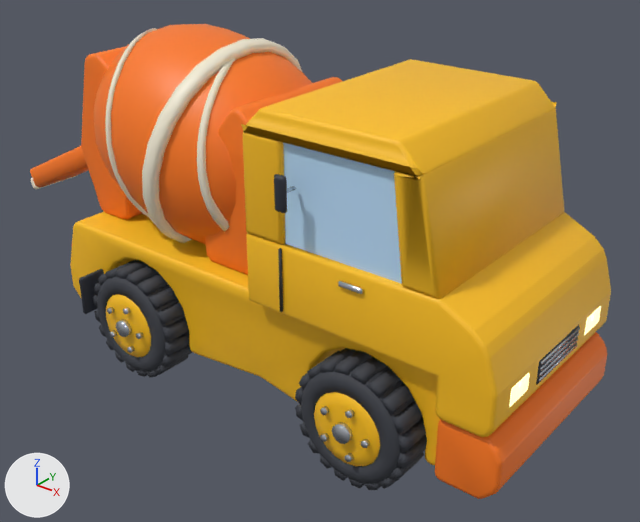
What one commit did to the FBX model mixer-mad-unity/Unity/Assets/MixerMad/Art/Models/Truck_Mixer.fbx.
Both versions are drawn from a 50 mm lens placed at (4.24, -5.16, 4.03), pointed at (-0.05, 0.2, 0.71). Arrows for +X, +Y and +Z are at lower left; the lights stay in place. The picture after the commit comes second. Where no turn or scale is listed for an object, it has been applied to the vertices. Vertices at exactly the same position are counted once.

The first picture shows 'Cab_Mesh', 'Chassis_Mesh', 'Chute_Mesh', 'Drum_Mesh', 'Wheel_F_0', 'Wheel_R_0'.
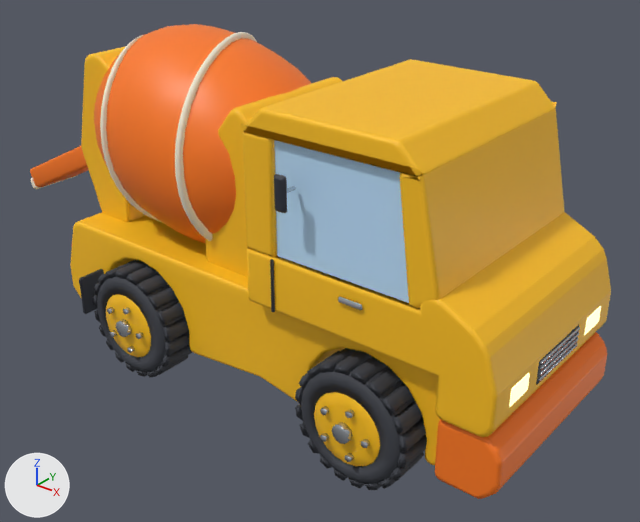
What differs and where, as boxes (x1, y1, x2, y2) in the pictures (640 x 522 px; the box of a moved part takes in the faces that stretch with it):
'Drum_Mesh', reshaped
    before: (93, 24, 312, 245)
    after: (94, 24, 312, 243)
part 1 of me_drum_mesh_001, rebuilt
    before: (105, 28, 157, 217)
    after: (100, 35, 161, 222)
part 2 of me_drum_mesh_001, rebuilt
    before: (197, 38, 255, 231)
    after: (175, 32, 257, 241)
part 3 of me_drum_mesh_001, moved or reshaped
    before: (93, 24, 312, 245)
    after: (94, 24, 312, 243)
part 4 of me_chassis_mesh_001, moved or reshaped
    before: (82, 128, 142, 219)
    after: (82, 126, 146, 222)
part 5 of me_chassis_mesh_001, moved or reshaped
    before: (205, 157, 248, 275)
    after: (205, 157, 248, 277)
part 6 of me_chassis_mesh_001, recoloured
    both: (81, 46, 342, 275)
part 7 of me_cab_mesh_001, moved or reshaped
    before: (338, 281, 363, 294)
    after: (338, 296, 362, 310)
part 8 of me_cab_mesh_001, added
    after: (270, 259, 275, 312)
part 9 of me_cab_mesh_001, rebuilt (13% wider, 15% taller)
    before: (283, 142, 402, 284)
    after: (274, 140, 409, 303)
part 10 of me_cab_mesh_001, deleted
    before: (278, 248, 283, 312)
part 11 of me_cab_mesh_001, moved or reshaped
    before: (245, 132, 439, 305)
    after: (245, 132, 469, 375)

The edits, one by one:
me_drum_mesh_001 is used by ob_drum_mesh; location (-1.035, 0.0, 1.675).
me_drum_mesh_001 had 754 vertices, 1352 faces and spanned x -1.09..1.09, y -0.94..0.94, z -0.96..0.91.
me_drum_mesh_001 now has 1004 vertices, 1836 faces and spans x -1.09..1.09, y -0.86..0.86, z -0.9..0.9.
me_drum_mesh_001 part 1: the loose piece of 148 vertices spanning x -0.7..0.95, y -0.87..0.79, z -0.91..0.85 is rebuilt with 246 vertices and now spans x -0.76..1.02, y -0.86..0.86, z -0.88..0.8.
me_drum_mesh_001 part 2: the loose piece of 148 vertices spanning x -1.0..0.77, y -0.79..0.87, z -0.62..0.84 is rebuilt with 246 vertices and now spans x -1.02..0.76, y -0.86..0.86, z -0.8..0.88.
me_drum_mesh_001 part 3: 456 vertices removed from x -1.09..1.09, y -0.94..0.94, z -0.96..0.91; 510 vertices added at x -1.09..1.09, y -0.86..0.86, z -0.9..0.9.
me_chassis_mesh_001 has 1558 vertices, 3044 faces and spans x -2.33..2.3, y -1.03..1.03, z 0.01..2.34.
me_chassis_mesh_001 is used by ob_chassis_mesh; location (0.0, 0.0, 0.0).
me_chassis_mesh_001 part 4: all 48 vertices in x -2.1..-1.69, y -0.5..0.5, z 0.86..0.95 are moved by (0.01, 0.0, -0.06).
me_chassis_mesh_001 part 5: all 48 vertices in x -0.6..0.12, y -0.62..0.62, z 0.86..0.95 are moved by (0.0, 0.0, -0.06).
me_chassis_mesh_001 part 6: 488 faces spanning x -2.28..0.12, y -0.62..0.62, z 0.8..2.34 switch from mat_mm_truck_accent (orange #ff7a1a) to mat_mm_truck_body (yellow #ffc21a).
me_cab_mesh_001 is used by ob_cab_mesh; location (1.0, 0.0, 0.86).
me_cab_mesh_001 had 1030 vertices, 1968 faces and spanned x -0.85..1.25, y -1.07..1.08, z -0.32..1.52.
me_cab_mesh_001 now has 1046 vertices, 2004 faces and spans x -0.85..1.25, y -1.07..1.08, z -0.32..1.52.
me_cab_mesh_001 part 7: the loose piece of 48 vertices spanning x 0.02..0.22, y -0.95..-0.92, z 0.42..0.46 is moved by (0.0, 0.0, -0.12).
me_cab_mesh_001 part 8: a new loose piece, a box spanning x -0.588..-0.572, y -0.94..-0.92, z 0.01..0.43, in mat_mm_truck_trim (greyish blue #2b2f3a).
me_cab_mesh_001 part 9: the loose piece of 4 vertices spanning x -0.5..0.5, y -0.87, z 0.56..1.34 is rebuilt with 4 vertices and now spans x -0.58..0.56, y -0.87, z 0.44..1.34.
me_cab_mesh_001 part 10: the loose piece of 8 vertices spanning x -0.51..-0.49, y -0.94..-0.92, z 0.04..0.54 is deleted.
me_cab_mesh_001 part 11: 45 vertices moved from x -0.84..0.77, y -0.92..0.92, z 0.56..1.34 to x -0.84..0.77, y -0.92..0.92, z 0.44..1.34; 29 vertices removed from x -0.85..0.74, y -0.92..0.92, z 0.52..1.33; 45 vertices added at x -0.85..0.75, y -0.92..0.92, z 0.4..1.33.
Other edits to the shape of me_cab_mesh_001 do not show in these pictures.
